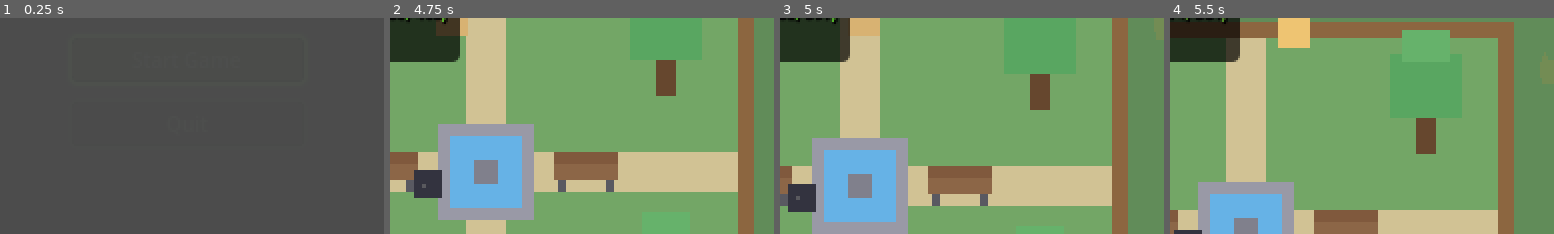
Above: before the commit, frames 1-4 (left to right).
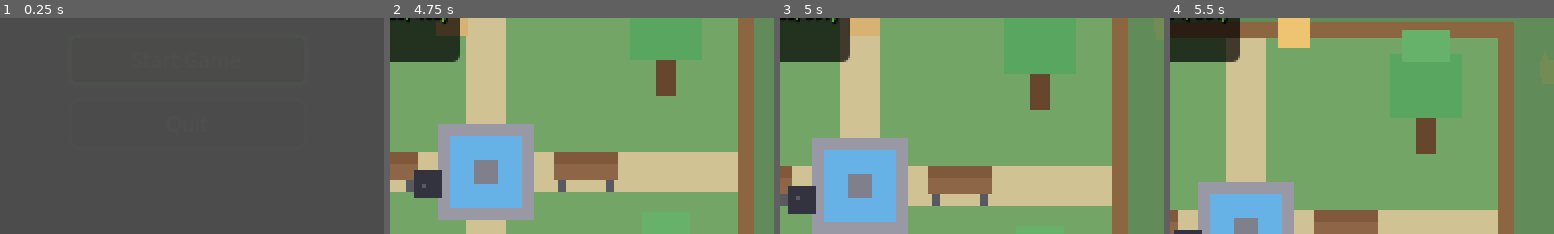
Above: after the commit, the same moments.

Repository: anthonyscry/momi-chronicles
Game: Godot game, scene res://ui/menus/title_screen.tscn
Two runs of this game, one before a commit and one after it. Both use one fixed random seed, a clock stepped at 60 frames per second and the inputs below.
Inputs (mouse positions are % of the whole screen's width and height, from its top left):
- Up to frame 1 (0.25 s): no input
- Up to frame 2 (4.75 s): tap Enter (ui_accept) at 0.5, 0.77, 1.52, 3.02, 3.77, 4.52 s; move the mouse to (72, 45) at 0.52 s; hold D (move_right) 0.53-1.28 s; hold E (interact) 0.53-1.28 s; click (72, 45) at 0.67 s; move the mouse to (30, 55) at 1.27 s; hold S (move_down) 1.28-2.03 s; tap Space (attack) at 1.35 s; tap E (interact) at 1.55, 2.3, 3.05, 3.8, 4.35 s; move the mouse to (60, 28) at 2.02 s; hold D (move_right) 2.03-2.78 s; hold V (block) 2.03-2.78 s; move the mouse to (45, 70) at 2.77 s; hold W (move_up) 2.78-3.53 s; tap Q (cycle_companion) at 2.85 s; click (45, 70) at 2.92 s; move the mouse to (80, 65) at 3.52 s; hold X (dodge) 3.53-4.28 s; hold A (move_left) from 3.53 s (still down); move the mouse to (20, 35) at 4.27 s
- Up to frame 3 (5 s): keep holding A (move_left)
- Up to frame 4 (5.5 s): move the mouse to (55, 50) at 5.02 s; release A (move_left) at 5.03 s; hold S (move_down) from 5.03 s (still down); hold Shift (run) from 5.03 s (still down); click (55, 50) at 5.17 s; tap E (interact) at 5.3 s
The pictures show only the part of the screen within x 26-76%, y 50-100%; the shares and areas given below are measured in that part.

Frames 1-2 are identical in both runs. In frame 3, 0.1% of the frame differs, in the area x 2-10%, y 76-91%; in frame 4, nothing differs.

Commit message:
feat(19-03): add manhole entrance to neighborhood for sewers access
- Add from_sewers spawn point at Vector2(530, 370) in neighborhood.gd
- Build manhole cover visual (Polygon2D rim/cover + cross-hatch detail)
- Add ZoneExit to_sewers with require_interaction=true (press E)
- Fix sewers ToNeighborhood exit target_spawn from_backyard -> from_sewers
- Bidirectional transition: Neighborhood <-> Sewers fully connected

Diff:
--- a/world/zones/neighborhood.gd
+++ b/world/zones/neighborhood.gd
@@ -10,6 +10,7 @@
 var spawn_points: Dictionary = {
 	"default": Vector2(100, 500),           # Start in park area
 	"from_backyard": Vector2(720, 550),     # Coming from backyard
+	"from_sewers": Vector2(530, 370),       # Returning from sewers via manhole
 	"home": Vector2(80, 180),               # Near Momi's house
 	"park_center": Vector2(150, 480),       # Park fountain area
 	"stores": Vector2(450, 380),            # Near the stores
@@ -25,9 +26,76 @@
 func _setup_zone() -> void:
 	zone_id = "neighborhood"
 
+	# Build manhole entrance to sewers
+	_build_manhole()
+
 	# Check if we have a pending spawn from zone transition
 	var pending_spawn = GameManager.get_pending_spawn()
 	if not pending_spawn.is_empty() and spawn_points.has(pending_spawn):
 		spawn_player_at(spawn_points[pending_spawn])
 	elif spawn_points.has("default"):
 		spawn_player_at(spawn_points["default"])
+
+
+# =============================================================================
+# MANHOLE ENTRANCE (to Sewers)
+# =============================================================================
+
+## Build manhole cover visual and ZoneExit for sewers access
+func _build_manhole() -> void:
+	var manhole_pos = Vector2(530, 370)  # On sidewalk south of road, between stores
+
+	# Manhole rim — outer ring (slightly lighter grey)
+	var rim = Polygon2D.new()
+	rim.name = "ManholeRim"
+	var rim_points: PackedVector2Array = []
+	var rim_radius: float = 15.0
+	for i in range(10):
+		var angle = i * TAU / 10.0
+		rim_points.append(Vector2(cos(angle), sin(angle)) * rim_radius)
+	rim.polygon = rim_points
+	rim.color = Color(0.35, 0.35, 0.38)
+	rim.position = manhole_pos
+	rim.z_index = 1
+	add_child(rim)
+
+	# Manhole cover — inner circle (dark grey metal)
+	var cover = Polygon2D.new()
+	cover.name = "ManholeCover"
+	var cover_points: PackedVector2Array = []
+	var cover_radius: float = 12.0
+	for i in range(10):
+		var angle = i * TAU / 10.0
+		cover_points.append(Vector2(cos(angle), sin(angle)) * cover_radius)
+	cover.polygon = cover_points
+	cover.color = Color(0.25, 0.25, 0.28)
+	cover.position = manhole_pos
+	cover.z_index = 2
+	add_child(cover)
+
+	# Cross-hatch detail on manhole cover
+	var detail_h = ColorRect.new()
+	detail_h.name = "ManholeDetailH"
+	detail_h.position = manhole_pos + Vector2(-8, -1)
+	detail_h.size = Vector2(16, 2)
+	detail_h.color = Color(0.2, 0.2, 0.22)
+	detail_h.z_index = 3
+	add_child(detail_h)
+
+	var detail_v = ColorRect.new()
+	detail_v.name = "ManholeDetailV"
+	detail_v.position = manhole_pos + Vector2(-1, -8)
+	detail_v.size = Vector2(2, 16)
+	detail_v.color = Color(0.2, 0.2, 0.22)
+	detail_v.z_index = 3
+	add_child(detail_v)
+
+	# ZoneExit for manhole — press E to enter sewers
+	var exit = preload("res://components/zone_exit/zone_exit.tscn").instantiate()
+	exit.name = "ToSewers"
+	exit.position = manhole_pos
+	exit.exit_id = "to_sewers"
+	exit.target_zone = "sewers"
+	exit.target_spawn = "from_neighborhood"
+	exit.require_interaction = true
+	add_child(exit)
--- a/world/zones/sewers.gd
+++ b/world/zones/sewers.gd
@@ -767,7 +767,7 @@
 	to_neighborhood.position = Vector2(24, 324)
 	to_neighborhood.exit_id = "to_neighborhood"
 	to_neighborhood.target_zone = "neighborhood"
-	to_neighborhood.target_spawn = "from_backyard"  # Reuse backyard return spawn
+	to_neighborhood.target_spawn = "from_sewers"
 	exits_container.add_child(to_neighborhood)
 
 	# Exit to boss room (at the boss door)
